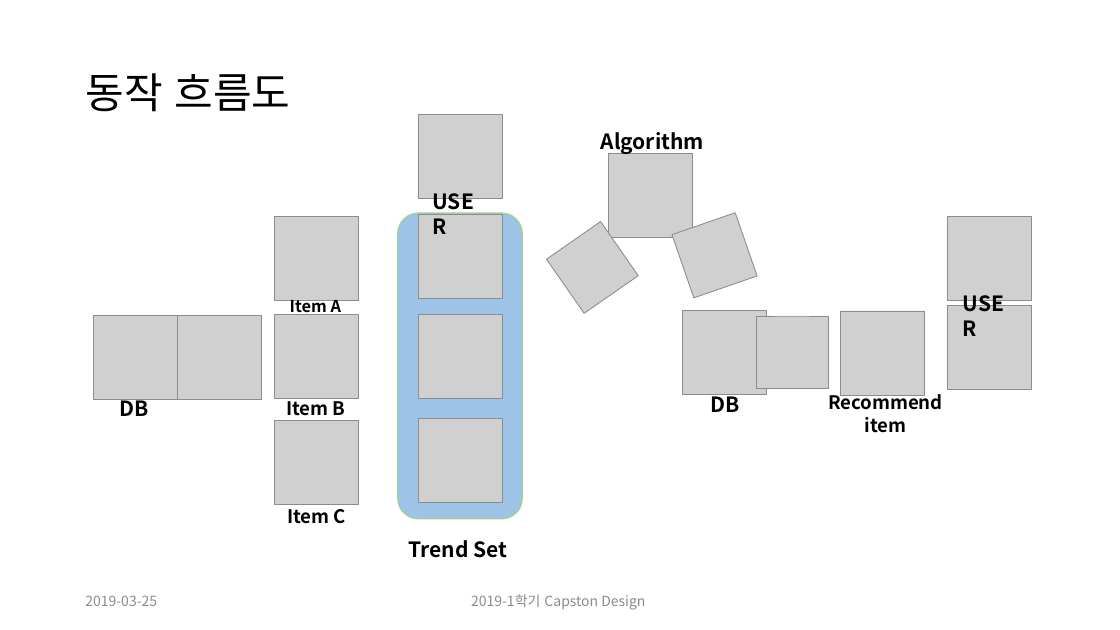
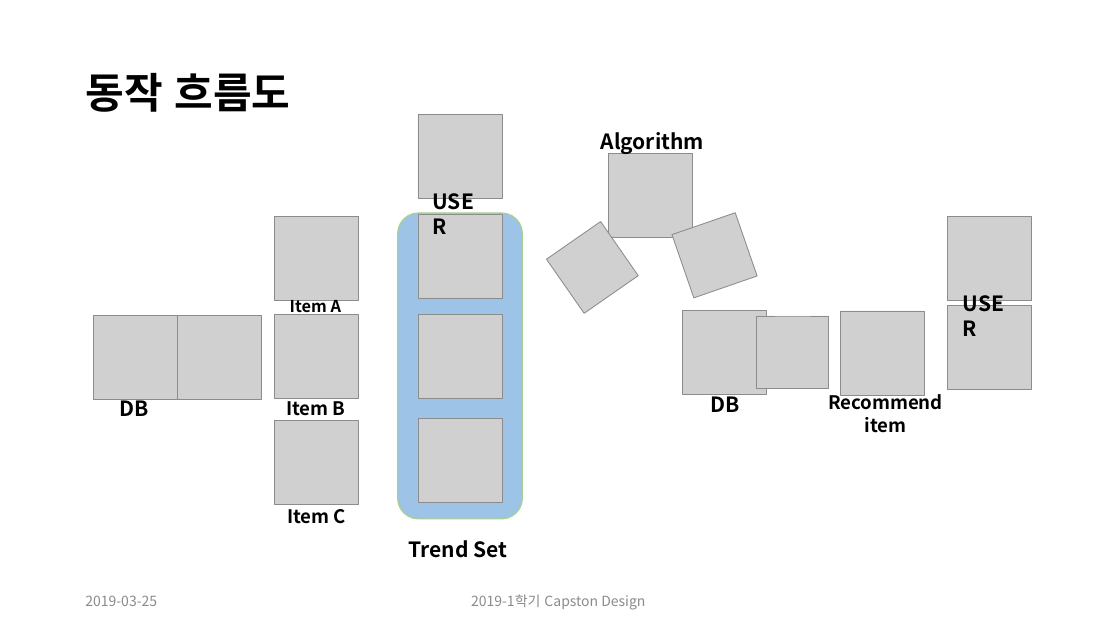
Before and after one commit to CheonSeounghyun/Coordination-Recommend, a slide deck: slide 5 of document/Capston Design Proposal_update(ppt).pptx. Drawn at 1120x630 pixels with LibreOffice and Linux fonts; fonts in the diff are those of the drawing; grey boxes stand for pictures. Boxes give left, top, right and bottom in pixels: in the first picture for what was removed or moved away, otherwise in the second. Text is boxed around its words. In the diff, an @@ line names an element or a change of style, - is before the commit and + after.

```diff
--- a/document/Capston Design Proposal_update(ppt).pptx
+++ b/document/Capston Design Proposal_update(ppt).pptx
@@ title "동작 흐름도" at (x1=85, y1=73, x2=290, y2=112): bold on @@
```
Also in this commit, not shown: 9 other slides changed.
